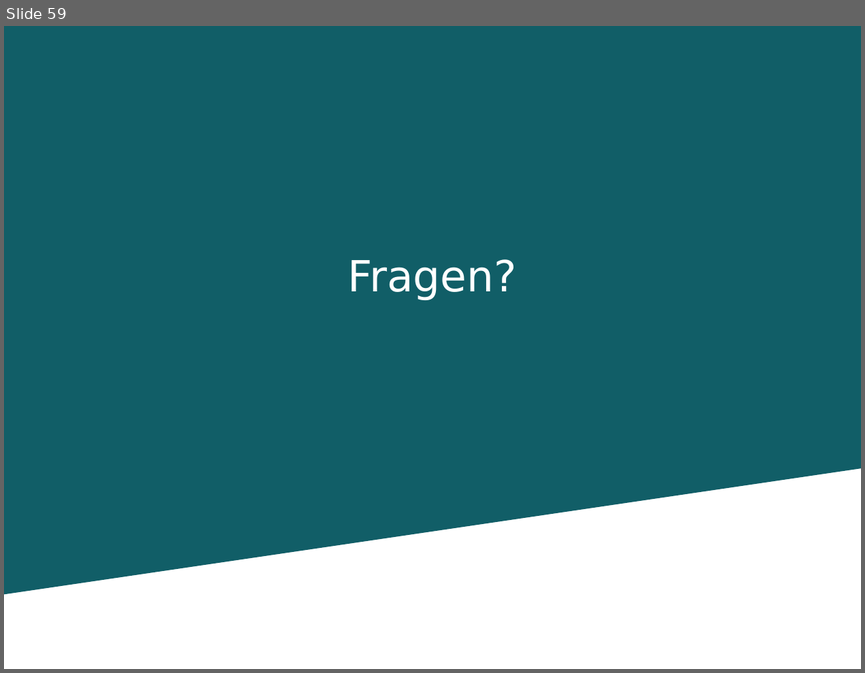
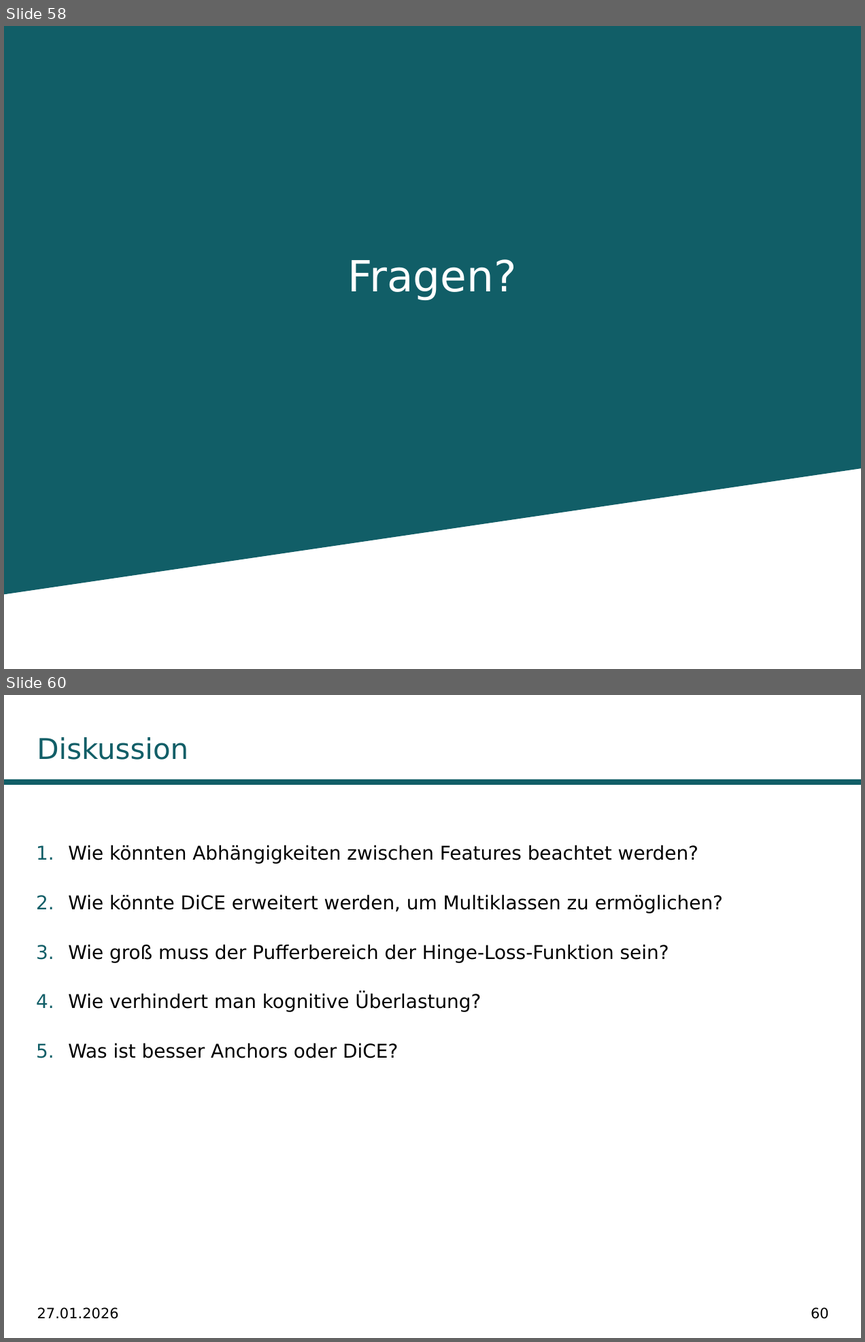
Before and after one commit to fabiw98/Seminar_DICE, a slide deck: Präsentation/PräsentationDiCE.pptx. Shown one above the other, each under a label of ours: slide 59 before the commit, slides 58 and 60 after it; the slides between them are not shown. The pictures are 865x673 and 865x1342 pixels, drawn with LibreOffice and Linux fonts; fonts in the diff are those of the drawing; background and template pictures are left out. Boxes give left, top, right and bottom in pixels: in the first picture for what was removed or moved away, otherwise in the second. Text is boxed around its words. In the diff, an @@ line names an element or a change of style, - is before the commit and + after.

```diff
--- a/Präsentation/PräsentationDiCE.pptx
+++ b/Präsentation/PräsentationDiCE.pptx
@@ slide 60 added at (x1=4, y1=695, x2=861, y2=1338), background #FFFFFF @@
@@ title added at (x1=37, y1=737, x2=188, y2=760), 24 pt, text #115E67 @@
+Diskussion
@@ rectangle added at (x1=4, y1=779, x2=861, y2=784), fill #115E67 @@
@@ text added at (x1=68, y1=845, x2=723, y2=1058), 16 pt, text #000000 @@
+1. Wie könnten Abhängigkeiten zwischen Features beachtet werden?
+2. Wie könnte DiCE erweitert werden, um Multiklassen zu ermöglichen?
+3. Wie groß muss der Pufferbereich der Hinge-Loss-Funktion sein?
+4. Wie verhindert man kognitive Überlastung?
+5. Was ist besser Anchors oder DiCE?
@@ text added at (x1=37, y1=1307, x2=119, y2=1319), 12 pt, text #000000 @@
+27.01.2026
@@ page number added at (x1=810, y1=1307, x2=829, y2=1319), 12 pt, text #000000 @@
+60
@@ what was slide 59 is now slide 58 @@
```
Also in this commit, not shown: 45 slides changed, 7 other slides added.
